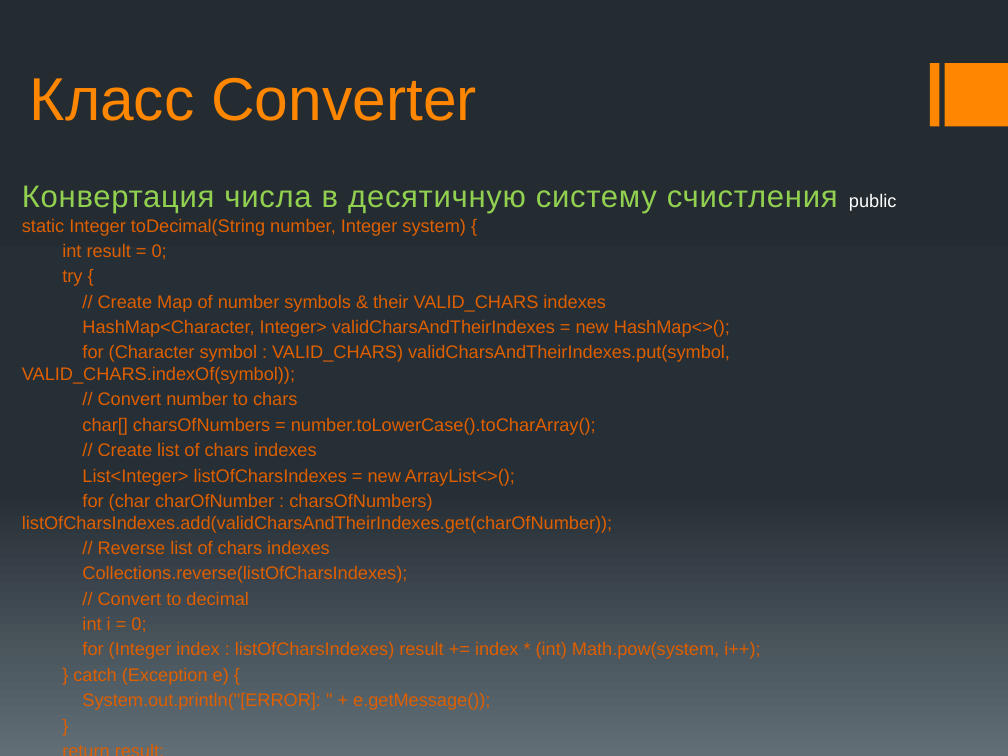
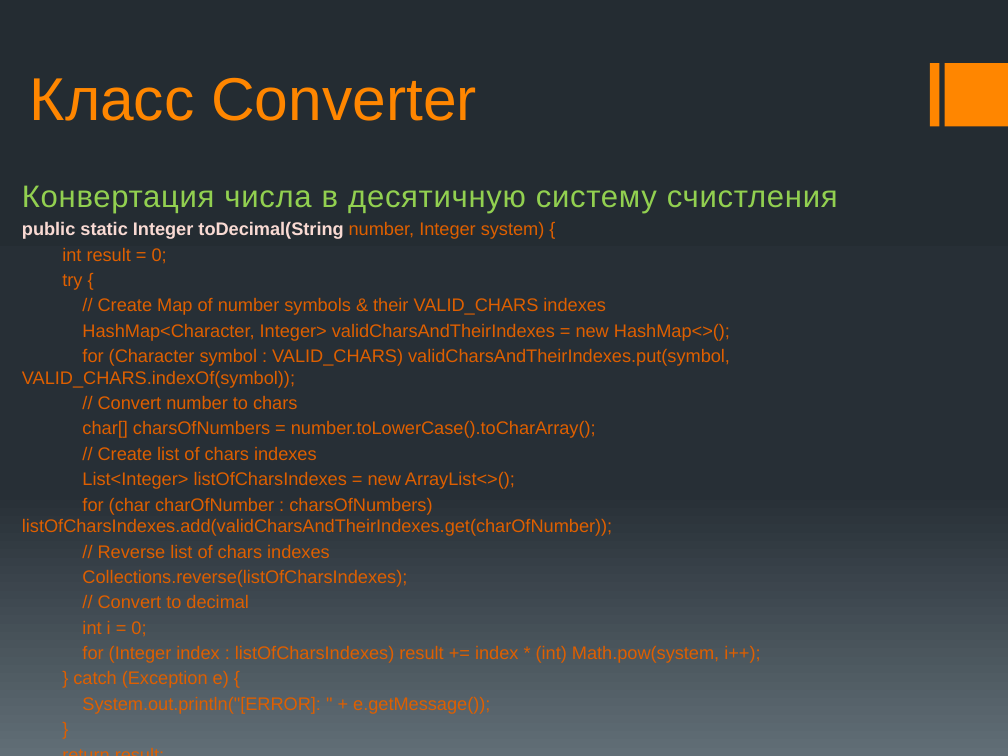
Before and after one commit to goitgroup6/Final-Project, a slide deck: slide 18 of presentetion.pptx. Drawn at 1008x756 pixels with LibreOffice and Linux fonts; fonts in the diff are those of the drawing. Boxes give left, top, right and bottom in pixels: in the first picture for what was removed or moved away, otherwise in the second. Text is boxed around its words. In the diff, an @@ line names an element or a change of style, - is before the commit and + after.

```diff
--- a/presentetion.pptx
+++ b/presentetion.pptx
@@ subtitle at (22,185,838,239): text changed; text colour none to #92D050 @@
-Конвертация числа в десятичную систему счистления public static Integer toDecimal(String number, Integer system) {
+Конвертация числа в десятичную систему счистления
+public static Integer toDecimal(String number, Integer system) {
```
Also in this commit, not shown: 2 other slides changed, 1 slide added, 1 other file.
